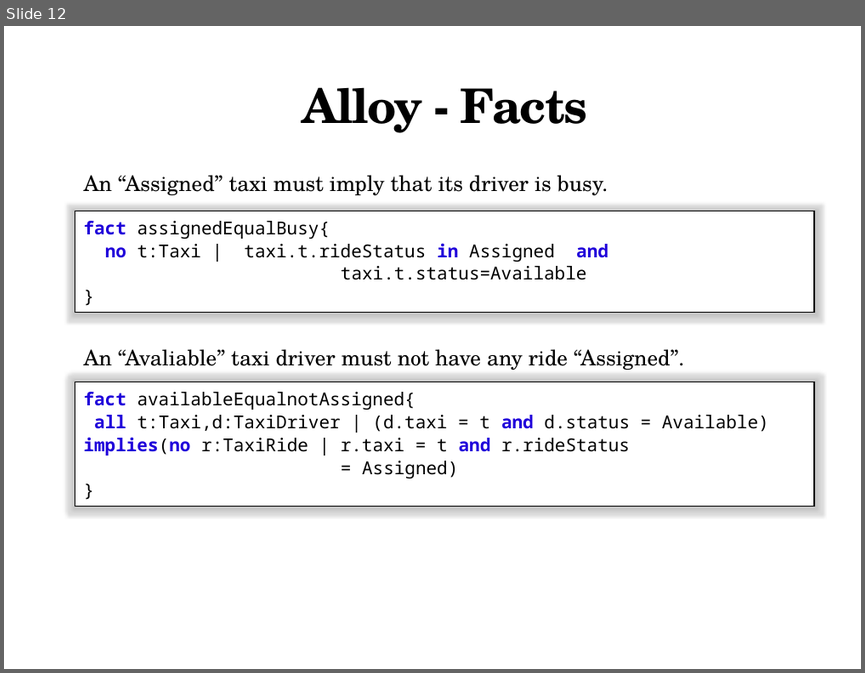
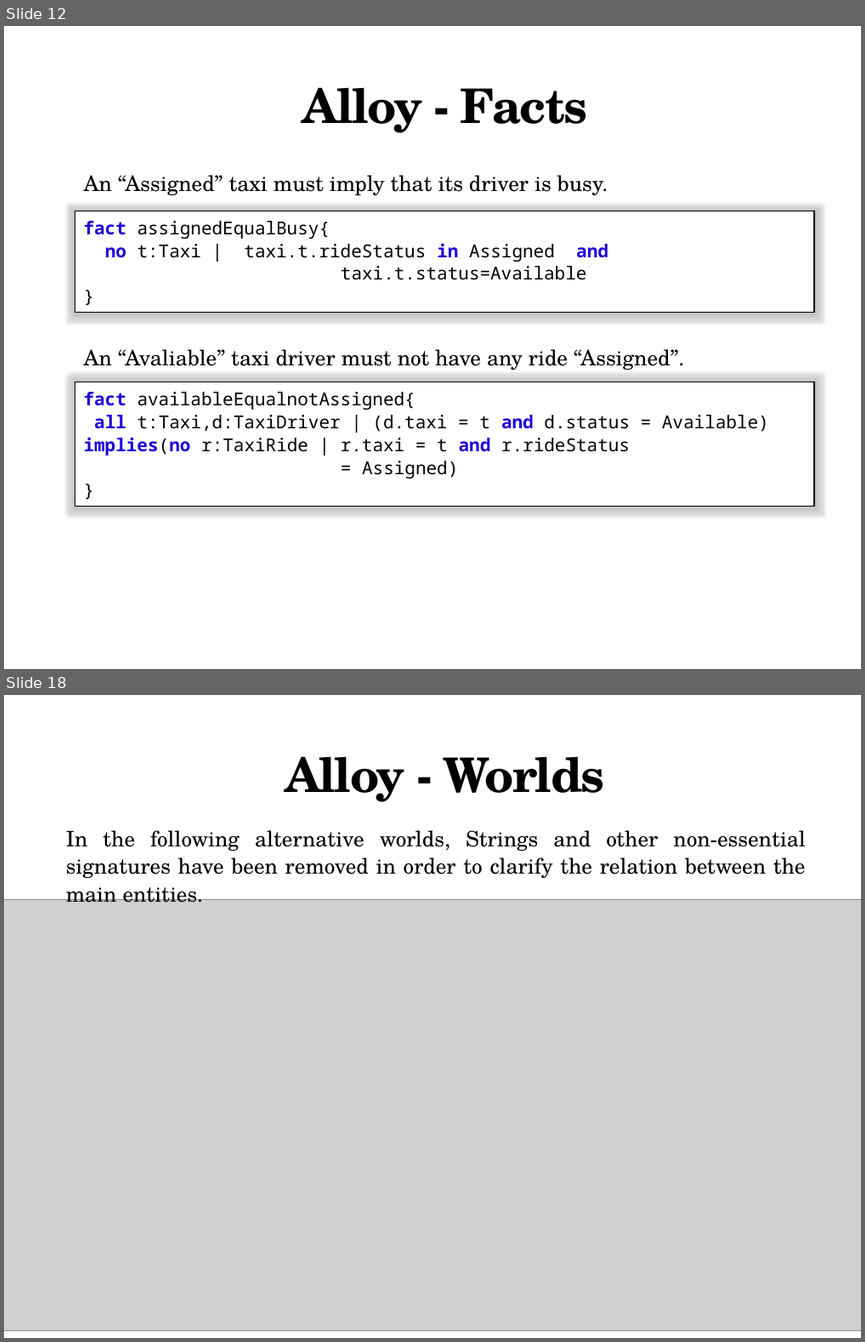
Before and after one commit to MarcoRomani/myTaxyService-SE2-PozziRomani, a slide deck: OtherStuff/Presentation/Alloy.pptx. Shown one above the other, each under a label of ours: slide 12 before the commit, slides 12 and 18 after it; the slides between them are not shown. The pictures are 865x673 and 865x1342 pixels, drawn with LibreOffice and Linux fonts; fonts in the diff are those of the drawing; grey boxes stand for pictures. Boxes give left, top, right and bottom in pixels: in the first picture for what was removed or moved away, otherwise in the second. Text is boxed around its words. In the diff, an @@ line names an element or a change of style, - is before the commit and + after.

Commit message:
Alloy presentation complete

```diff
--- a/OtherStuff/Presentation/Alloy.pptx
+++ b/OtherStuff/Presentation/Alloy.pptx
@@ slide 18 added at <box>4,695,861,1338</box>, background #FFFFFF @@
@@ text added at <box>284,756,605,802</box>, 40 pt, text #000000, bold @@
+Alloy - Worlds
@@ text added at <box>66,830,806,879</box>, 18 pt, text #000000 @@
+In the following alternative worlds, Strings and other non-essential signatures have been removed in order to clarify the relation between the main entities.
@@ picture added at <box>4,899,861,1330</box> @@
```
Also in this commit, not shown: 2 slides changed, 6 other slides added, 1 other file.
